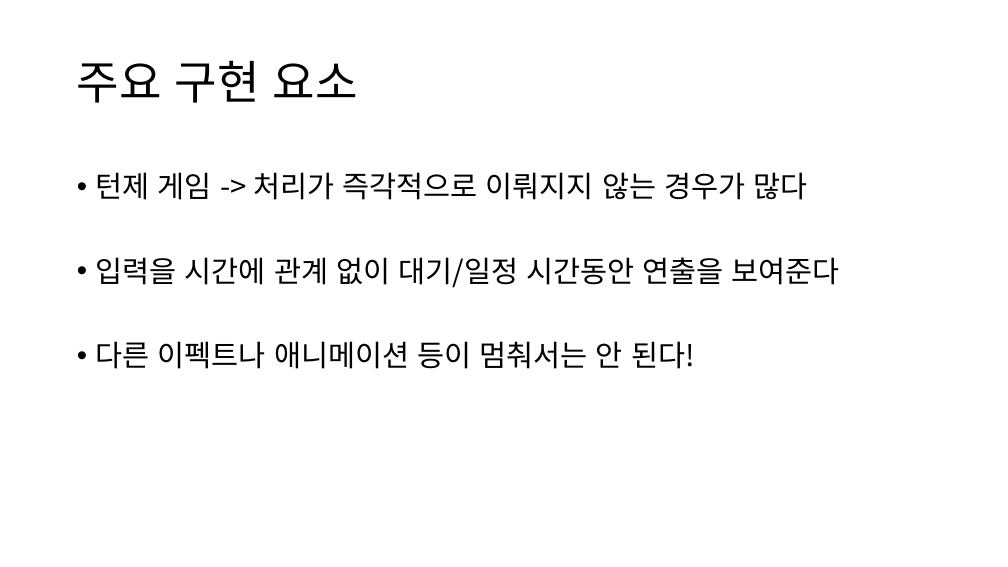
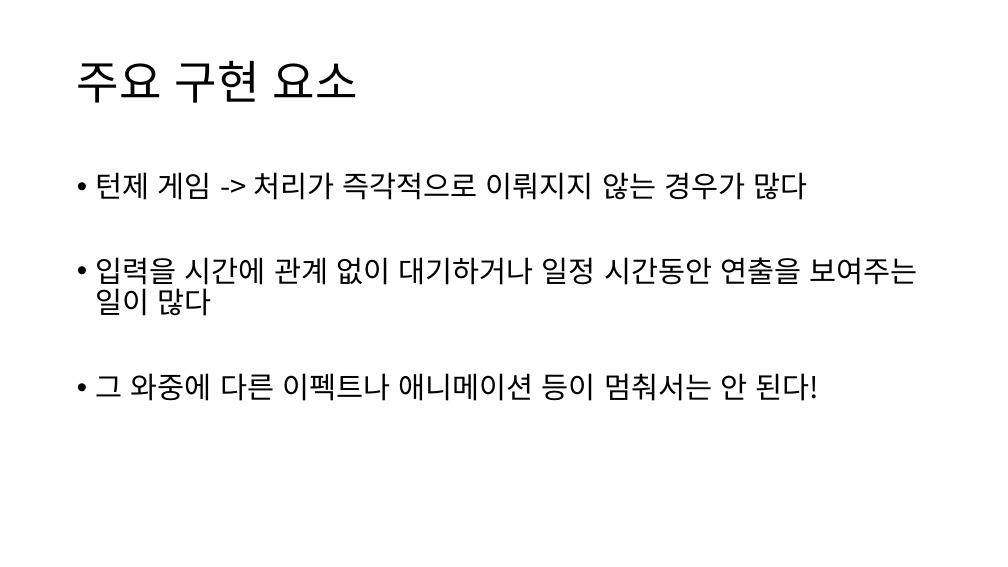
Before and after one commit to bkhj17/Dominion, a slide deck: slide 7 of WINAPI/Textures/Dominion/배한진 WINAPI 기획서 - 도미니온.pptx. Drawn at 1008x567 pixels with LibreOffice and Linux fonts; fonts in the diff are those of the drawing. Boxes give left, top, right and bottom in pixels: in the first picture for what was removed or moved away, otherwise in the second. Text is boxed around its words. In the diff, an @@ line names an element or a change of style, - is before the commit and + after.

Commit message:
도미니온 종료(230109. 왕국 10종 구현)

```diff
--- a/WINAPI/Textures/Dominion/배한진 WINAPI 기획서 - 도미니온.pptx
+++ b/WINAPI/Textures/Dominion/배한진 WINAPI 기획서 - 도미니온.pptx
@@ text at bbox=[96, 257, 918, 401]: text changed @@
-• 입력을 시간에 관계 없이 대기/일정 시간동안 연출을 보여준다
-• 다른 이펙트나 애니메이션 등이 멈춰서는 안 된다!
+• 입력을 시간에 관계 없이 대기하거나 일정 시간동안 연출을 보여주는 일이 많다
+• 그 와중에 다른 이펙트나 애니메이션 등이 멈춰서는 안 된다!
```
Also in this commit, not shown: 4 other slides changed, 1 slide added, 15 other files.
